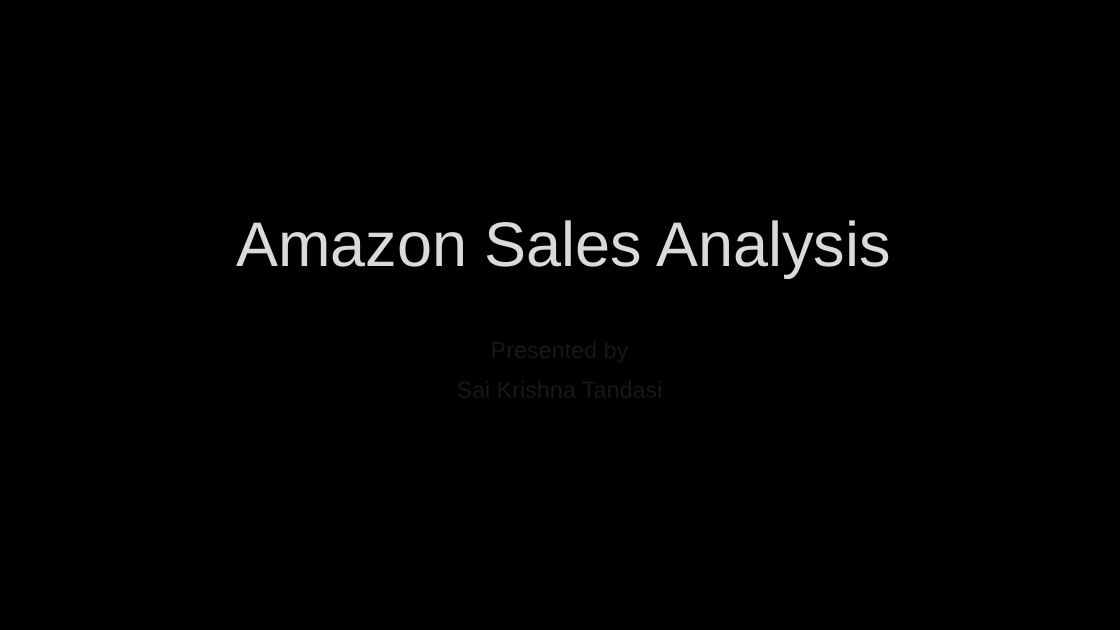
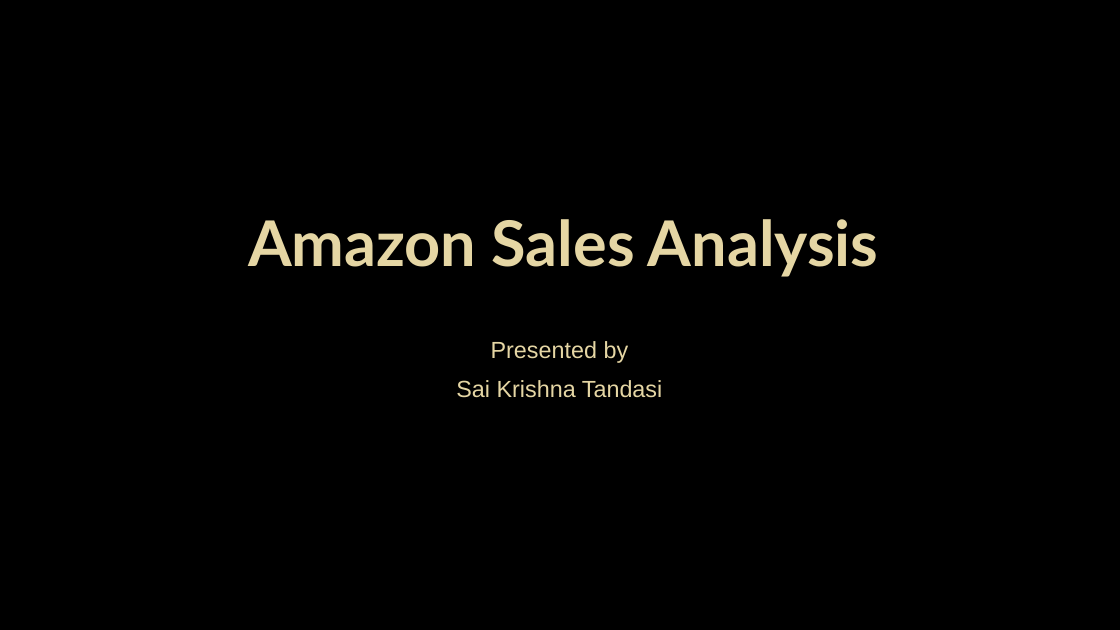
Before and after one commit to saikrishnatandasi/amazon-innobyte, a slide deck: slide 1 of Amazon Sales Analysis.pptx. Drawn at 1120x630 pixels with LibreOffice and Linux fonts; fonts in the diff are those of the drawing; background and template pictures are left out. Boxes give left, top, right and bottom in pixels: in the first picture for what was removed or moved away, otherwise in the second. Text is boxed around its words. In the diff, an @@ line names an element or a change of style, - is before the commit and + after.

```diff
--- a/Amazon Sales Analysis.pptx
+++ b/Amazon Sales Analysis.pptx
@@ title "Amazon Sales Analysis" at (248,219,879,277): font Arial to Lato, text colour #DADADA to #E5D6A4, bold on @@
@@ subtitle "Presented by" at (456,341,663,398): text colour #FFFFFF to #E5D6A4 @@
```
Also in this commit, not shown: 16 other slides changed, 5 slides added, 1 slide removed, 3 other files.
